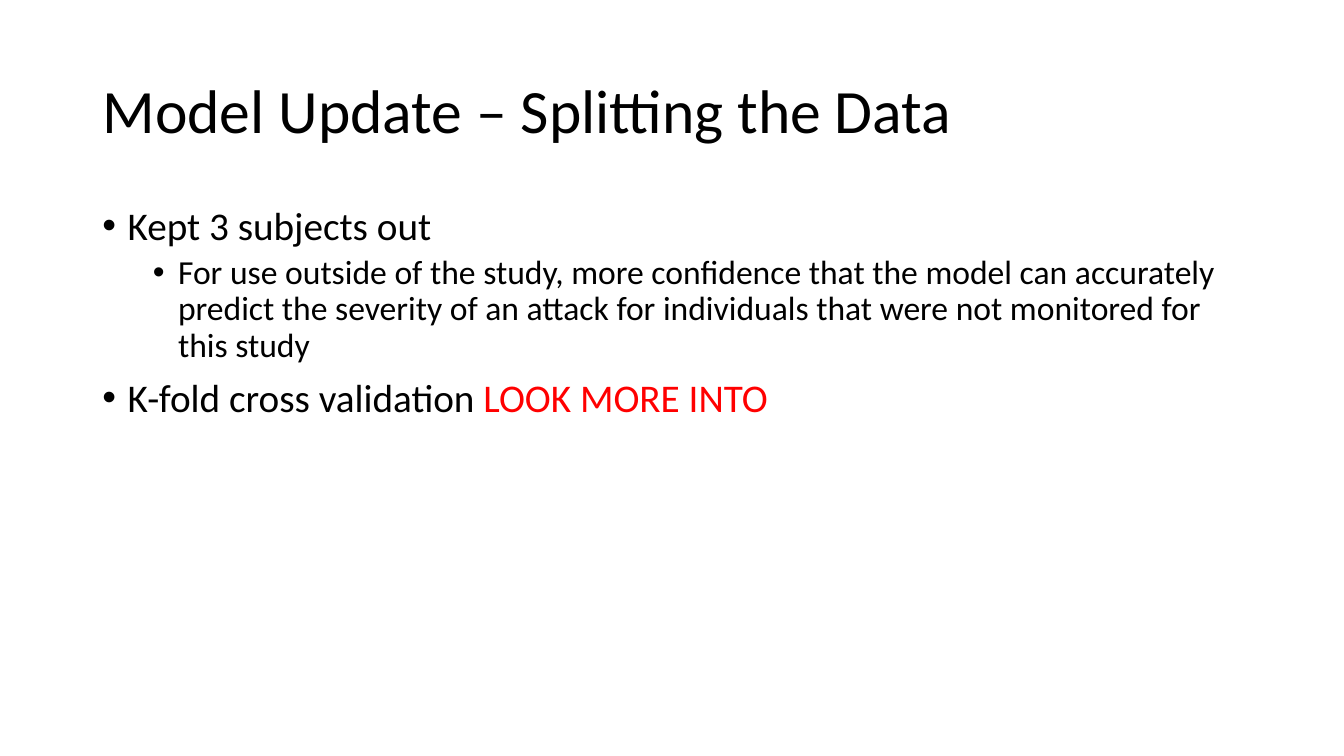
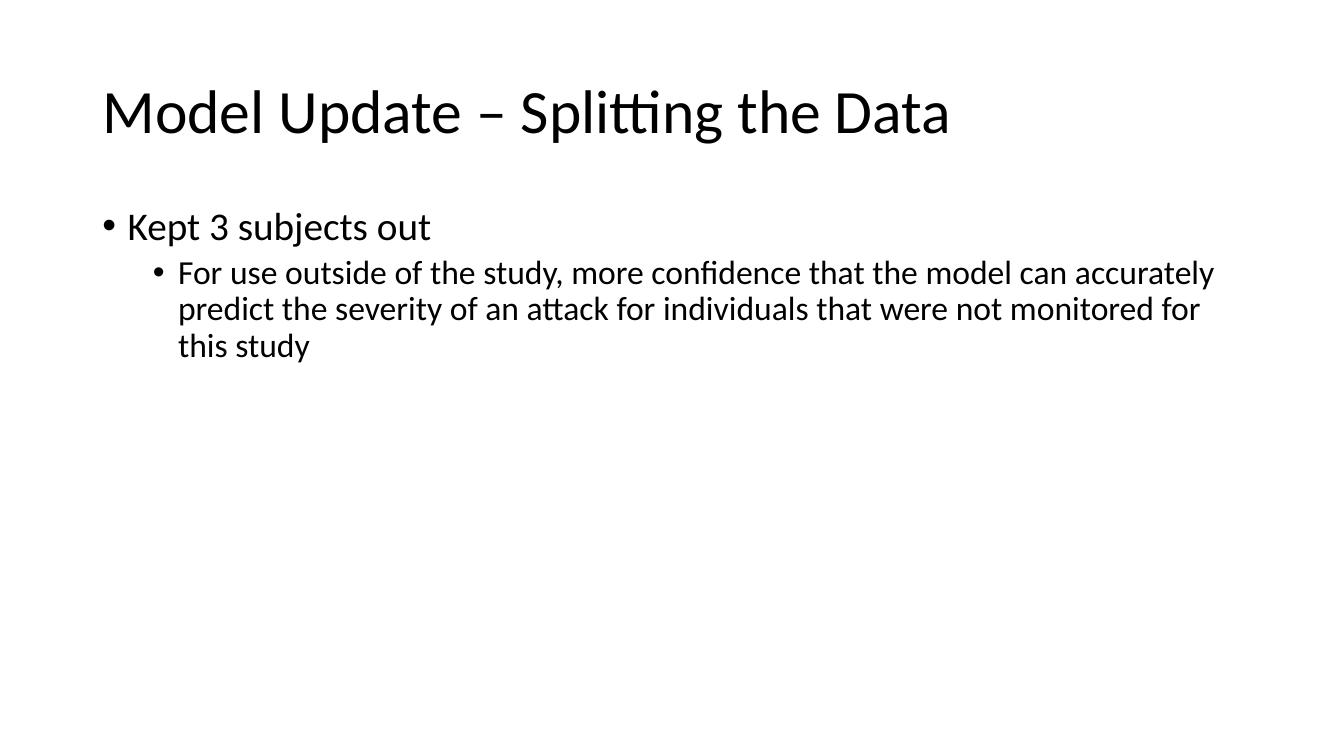
Before and after one commit to donaldsonm731/Asthma_Prediction, a slide deck: slide 10 of Mid_Semester_Pres.pptx. Drawn at 1344x756 pixels with LibreOffice and Linux fonts; fonts in the diff are those of the drawing. Boxes give left, top, right and bottom in pixels: in the first picture for what was removed or moved away, otherwise in the second. Text is boxed around its words. In the diff, an @@ line names an element or a change of style, - is before the commit and + after.

```diff
--- a/Mid_Semester_Pres.pptx
+++ b/Mid_Semester_Pres.pptx
@@ text at <box>128,384,768,413</box>: paragraph removed @@
-• K-fold cross validation LOOK MORE INTO
```
Also in this commit, not shown: 4 other slides changed, 2 other files.
